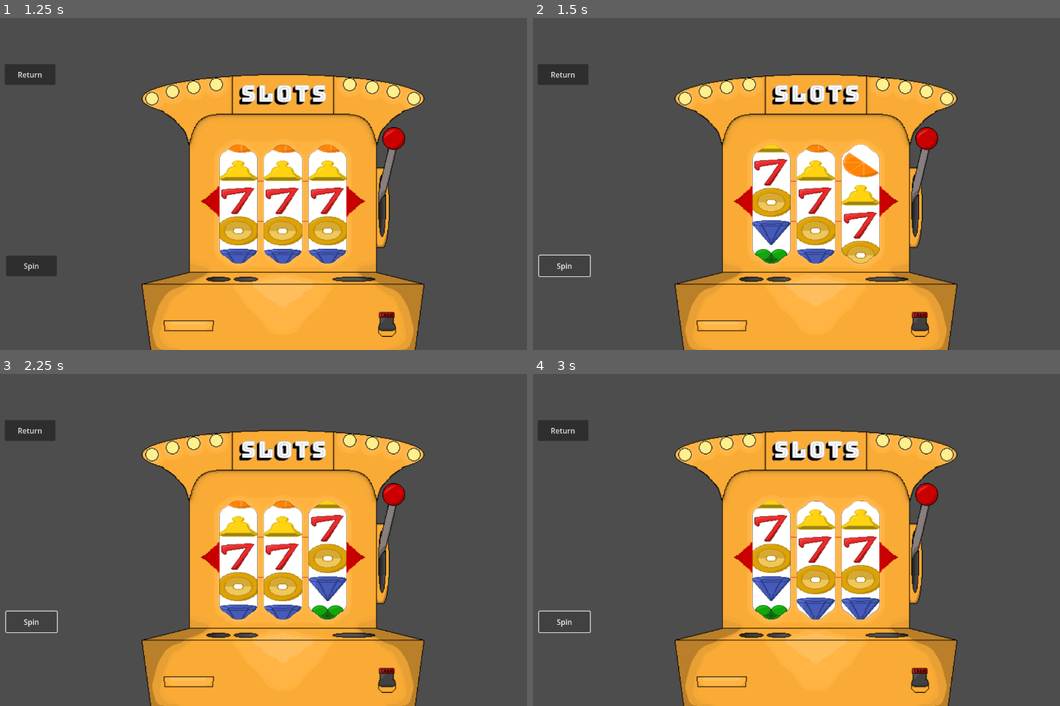
Above: before the commit, frames 1-4 (two rows, left to right).
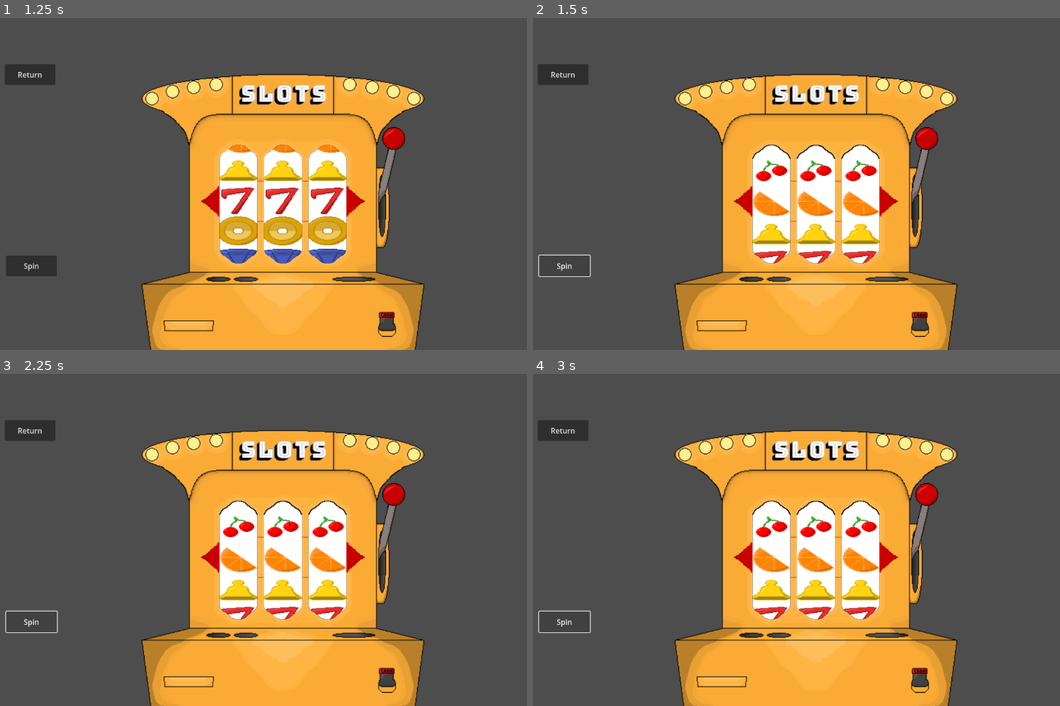
Above: after the commit, the same moments.

Repository: OwenFrakes/congressAppChallenge
Game: Godot game, scene res://Scenes/playerMovement.tscn
Two runs of this game, one before a commit and one after it. Both use one fixed random seed, a clock stepped at 60 frames per second and the inputs below.
Inputs:
- Up to frame 1 (1.25 s): click "Slots" at 0.5 s
- Up to frame 2 (1.5 s): click "Spin" at 1.25 s
- Up to frame 3 (2.25 s): click "Spin" at 2 s
- Up to frame 4 (3 s): click "Spin" at 2.75 s

Frame 1 is identical in both runs. In frame 2, 4.9% of the frame differs, in the area x 41-66%, y 38-74%; in frame 3, 4.9%; in frame 4, 5.2%.

Commit message:
Began Multipliers
Began math for the slots to return an amount after a bet

Diff:
--- a/Scripts/slots.gd
+++ b/Scripts/slots.gd
@@ -8,63 +8,68 @@
 func _on_spin_button_pressed() -> void:
 	print("button preseed")
 	#Randomize Position
-	var leftPos = randi_range(1,8)
-	var midPos = randi_range(1,8)
-	var rightPos = randi_range(1,8)
+	var leftPos = 2
+	var midPos = 2
+	var rightPos = 2
+	var betAmount = 100
+	var multiplier = 0
 
 	#Set Position (Left)
-	if leftPos == 1:
+	if leftPos == 1 or leftPos == 9:
 		$"../ClippingMaskL/SpinnyPartL".position.y = 16 + 130
-	elif leftPos == 2:
-		$"../ClippingMaskL/SpinnyPartL".position.y = 16 + 85
-	elif leftPos == 3:
+	elif leftPos == 2 or leftPos == 10:
+		$"../ClippingMaskL/SpinnyPartL".position.y = 16 + 185
+	elif leftPos == 3 or leftPos == 11:
 		$"../ClippingMaskL/SpinnyPartL".position.y = 16 + 45
-	elif leftPos == 4:
+	elif leftPos == 4 or leftPos == 12:
+		$"../ClippingMaskL/SpinnyPartL".position.y = 16 - 40
+	elif leftPos == 5 or leftPos == 13:
+		$"../ClippingMaskL/SpinnyPartL".position.y = 16 - 85
+	elif leftPos == 6 or leftPos == 14:
+		$"../ClippingMaskL/SpinnyPartL".position.y = 16 - 125
+	elif leftPos == 7 or leftPos == 15:
+		$"../ClippingMaskL/SpinnyPartL".position.y = 16 - 165
+	else:
 		$"../ClippingMaskL/SpinnyPartL".position.y = 16
-	elif leftPos == 5:
-		$"../ClippingMaskL/SpinnyPartL".position.y = 16 - 40
-	elif leftPos == 6:
-		$"../ClippingMaskL/SpinnyPartL".position.y = 16 - 85
-	elif leftPos == 7:
-		$"../ClippingMaskL/SpinnyPartL".position.y = 16 - 125
-	else:
-		$"../ClippingMaskL/SpinnyPartL".position.y = 16 - 165
+		multiplier += 0.75
 
 	#Set Position (Middle)
-	if midPos == 1:
+	if midPos == 1 or midPos == 9:
 		$"../ClippingMaskM/SpinnyPartM".position.y = 16 + 130
-	elif midPos == 2:
-		$"../ClippingMaskM/SpinnyPartM".position.y = 16 + 85
-	elif midPos == 3:
+	elif midPos == 2 or midPos == 10:
+		$"../ClippingMaskM/SpinnyPartM".position.y = 16 + 185
+	elif midPos == 3 or midPos == 11:
 		$"../ClippingMaskM/SpinnyPartM".position.y = 16 + 45
-	elif midPos == 4:
+	elif midPos == 4 or midPos == 12:
+		$"../ClippingMaskM/SpinnyPartM".position.y = 16 - 40
+	elif midPos == 5 or midPos == 13:
+		$"../ClippingMaskM/SpinnyPartM".position.y = 16 - 85
+	elif midPos == 6 or midPos == 14:
+		$"../ClippingMaskM/SpinnyPartM".position.y = 16 - 125
+	elif midPos == 7 or midPos == 15:
+		$"../ClippingMaskM/SpinnyPartM".position.y = 16 - 165
+	else:
 		$"../ClippingMaskM/SpinnyPartM".position.y = 16
-	elif midPos == 5:
-		$"../ClippingMaskM/SpinnyPartM".position.y = 16 - 40
-	elif midPos == 6:
-		$"../ClippingMaskM/SpinnyPartM".position.y = 16 - 85
-	elif midPos == 7:
-		$"../ClippingMaskM/SpinnyPartM".position.y = 16 - 125
-	else:
-		$"../ClippingMaskM/SpinnyPartM".position.y = 16 - 165
+		multiplier += 0.75
 
 	#Set Position (Right)
-	if rightPos == 1:
+	if rightPos == 1 or rightPos == 9:
 		$"../ClippingMaskR/SpinnyPartR".position.y = 16 + 130
-	elif rightPos == 2:
-		$"../ClippingMaskR/SpinnyPartR".position.y = 16 + 85
-	elif rightPos == 3:
+	elif rightPos == 2 or rightPos == 10:
+		$"../ClippingMaskR/SpinnyPartR".position.y = 16 + 185
+	elif rightPos == 3 or rightPos == 11:
 		$"../ClippingMaskR/SpinnyPartR".position.y = 16 + 45
-	elif rightPos == 4:
+	elif rightPos == 4 or rightPos == 12:
+		$"../ClippingMaskR/SpinnyPartR".position.y = 16 - 40
+	elif rightPos == 5 or rightPos == 13:
+		$"../ClippingMaskR/SpinnyPartR".position.y = 16 - 85
+	elif rightPos == 6 or rightPos == 14:
+		$"../ClippingMaskR/SpinnyPartR".position.y = 16 - 125
+	elif rightPos == 7 or rightPos == 15:
+		$"../ClippingMaskR/SpinnyPartR".position.y = 16 - 165
+	else:
 		$"../ClippingMaskR/SpinnyPartR".position.y = 16
-	elif rightPos == 5:
-		$"../ClippingMaskR/SpinnyPartR".position.y = 16 - 40
-	elif rightPos == 6:
-		$"../ClippingMaskR/SpinnyPartR".position.y = 16 - 85
-	elif rightPos == 7:
-		$"../ClippingMaskR/SpinnyPartR".position.y = 16 - 125
-	else:
-		$"../ClippingMaskR/SpinnyPartR".position.y = 16 - 165
+		multiplier += 0.75
 
 	var SpinnyPartL = $"../ClippingMaskL/SpinnyPartL".position.y
 	var SpinnyPartM = $"../ClippingMaskM/SpinnyPartM".position.y
@@ -88,7 +93,7 @@
 	elif SpinnyPartR <= 16: #working
 		$"../ClippingMaskR/SpinnyPartTR".position.y = SpinnyPartR + 300
 
-
+	print((betAmount - 20) *(1 + multiplier))
 
 func _on_pressed() -> void:
 	_on_spin_button_pressed() # Replace with function body.
